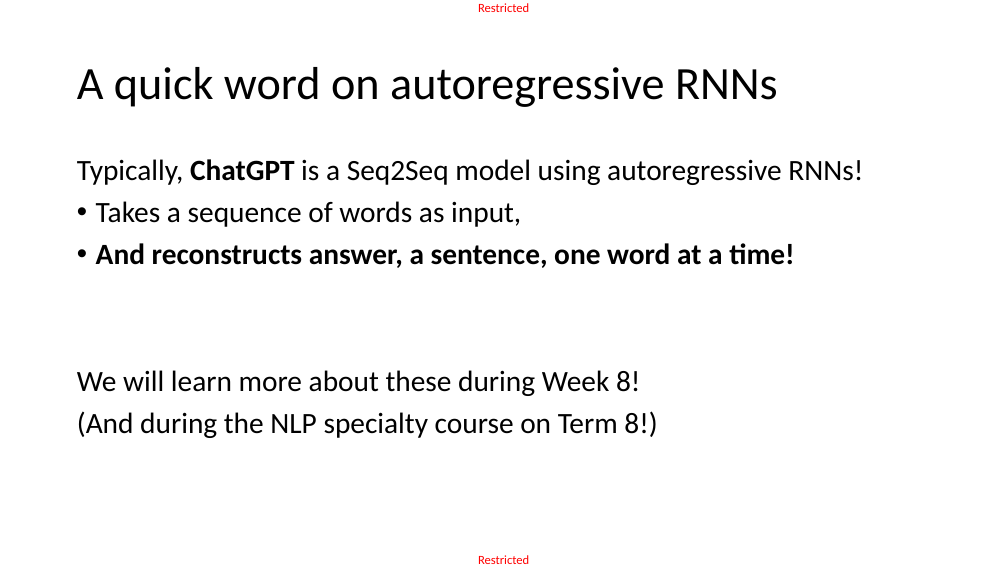
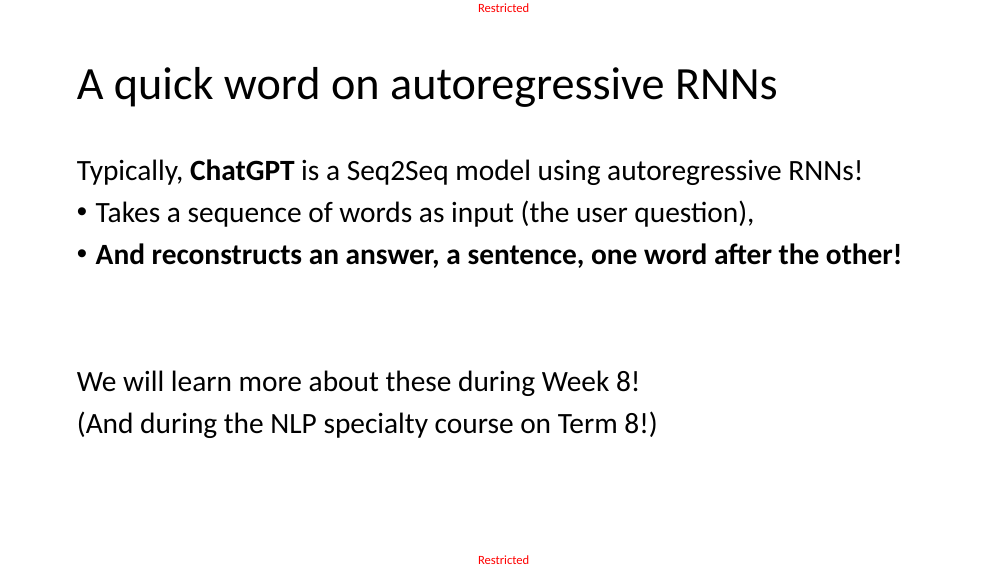
Before and after one commit to matthieudemari/SUTD_DL_50_039, a slide deck: slide 70 of W6/2. W6S2 final/W6S2.pptx. Drawn at 1008x567 pixels with LibreOffice and Linux fonts; fonts in the diff are those of the drawing. Boxes give left, top, right and bottom in pixels: in the first picture for what was removed or moved away, otherwise in the second. Text is boxed around its words. In the diff, an @@ line names an element or a change of style, - is before the commit and + after.

```diff
--- a/W6/2. W6S2 final/W6S2.pptx
+++ b/W6/2. W6S2 final/W6S2.pptx
@@ text at (96, 200, 902, 268): text changed @@
-• Takes a sequence of words as input,
-• And reconstructs answer, a sentence, one word at a time!
+• Takes a sequence of words as input (the user question),
+• And reconstructs an answer, a sentence, one word after the other!
```
Also in this commit, not shown: 9 other slides changed, 1 slide added, 1 slide removed, 14 other files.
